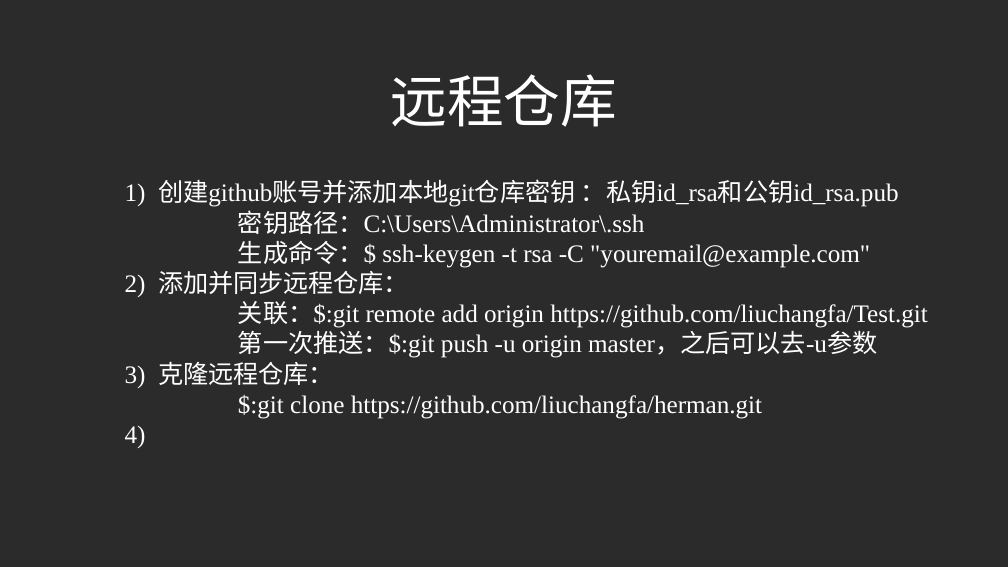
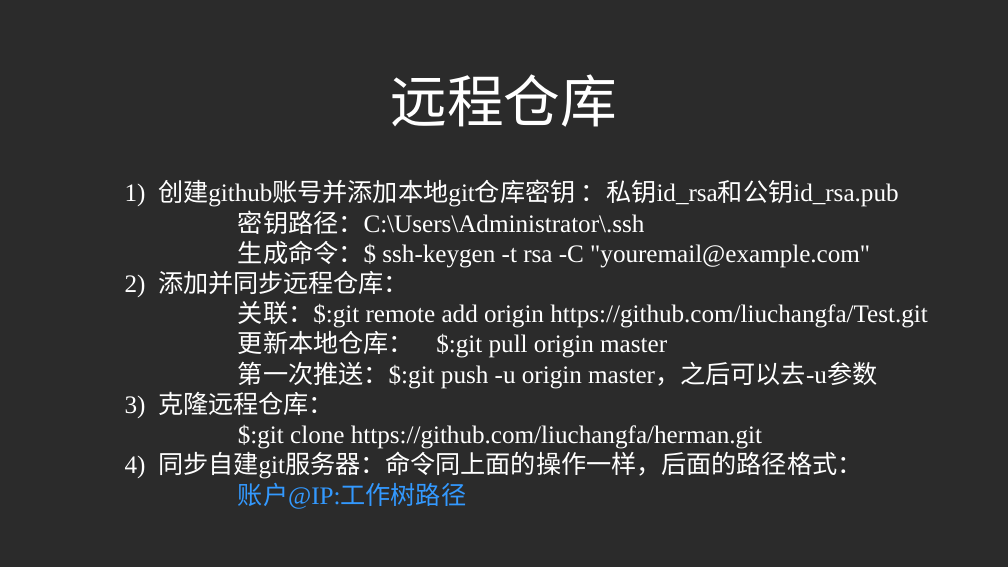
Before and after one commit to liuchangfa/workplace, a slide deck: slide 7 of training/Git/Git.ppt. Drawn at 1008x567 pixels with LibreOffice and Linux fonts; fonts in the diff are those of the drawing; background and template pictures are left out; a plain dark background stands for a picture behind light text. Boxes give left, top, right and bottom in pixels: in the first picture for what was removed or moved away, otherwise in the second. Text is boxed around its words. In the diff, an @@ line names an element or a change of style, - is before the commit and + after.

```diff
--- a/training/Git/Git.ppt
+++ b/training/Git/Git.ppt
@@ text at [238, 327, 667, 358]: paragraph added @@
+更新本地仓库： $:git pull origin master
@@ text at [125, 448, 862, 509]: text changed @@
-4)
+4) 同步自建git服务器：命令同上面的操作一样，后面的路径格式：
+账户@IP:工作树路径
```
Also in this commit, not shown: 4 other slides changed, 4 slides added, 14 slides removed, 1 other file.
